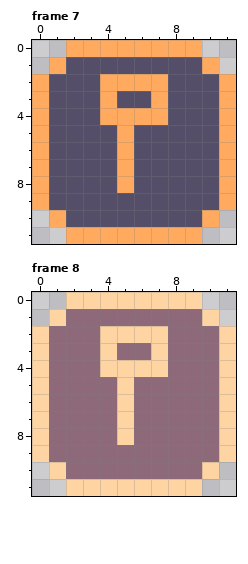
File history of a pixel-art file, src/assets/buttons.aseprite. Above is the file before it was changed.
12x12 pixels, 10 frames. Shown: frame 7, frame 8.
Now the later version:
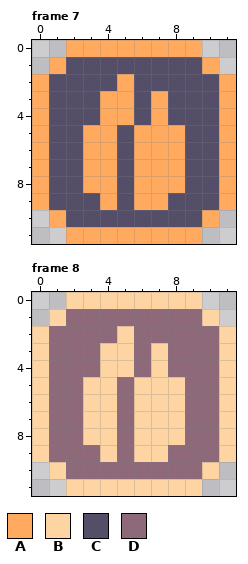
Palette (. is transparent): A #ffaa5e  B #ffd4a3  C #544e68  D #8d697a
What changed:
--- frame 7, layer "Layer 1"
@@ x 0..11 @@
  1 .ACCCCCCCCA.
- 2 ACCCAAAACCCA
- 3 ACCCACCACCCA
- 4 ACCCAAAACCCA
- 5 ACCCCACCCCCA
- 6 ACCCCACCCCCA
- 7 ACCCCACCCCCA
- 8 ACCCCACCCCCA
- 9 ACCCCCCCCCCA
+ 2 ACCCCACCCCCA
+ 3 ACCCAACACCCA
+ 4 ACCCAACACCCA
+ 5 ACCAACAAACCA
+ 6 ACCAACAAACCA
+ 7 ACCAACAAACCA
+ 8 ACCAACAAACCA
+ 9 ACCCACAACCCA
 10 .ACCCCCCCCA.
--- frame 8, layer "Layer 1"
@@ x 0..11 @@
  1 .BDDDDDDDDB.
- 2 BDDDBBBBDDDB
- 3 BDDDBDDBDDDB
- 4 BDDDBBBBDDDB
- 5 BDDDDBDDDDDB
- 6 BDDDDBDDDDDB
- 7 BDDDDBDDDDDB
- 8 BDDDDBDDDDDB
- 9 BDDDDDDDDDDB
+ 2 BDDDDBDDDDDB
+ 3 BDDDBBDBDDDB
+ 4 BDDDBBDBDDDB
+ 5 BDDBBDBBBDDB
+ 6 BDDBBDBBBDDB
+ 7 BDDBBDBBBDDB
+ 8 BDDBBDBBBDDB
+ 9 BDDDBDBBDDDB
 10 .BDDDDDDDDB.
Pixel boxes of the changes (left, top, right, bottom) in both pictures:
changed: (83, 74, 185, 210)
changed: (83, 326, 185, 462)
